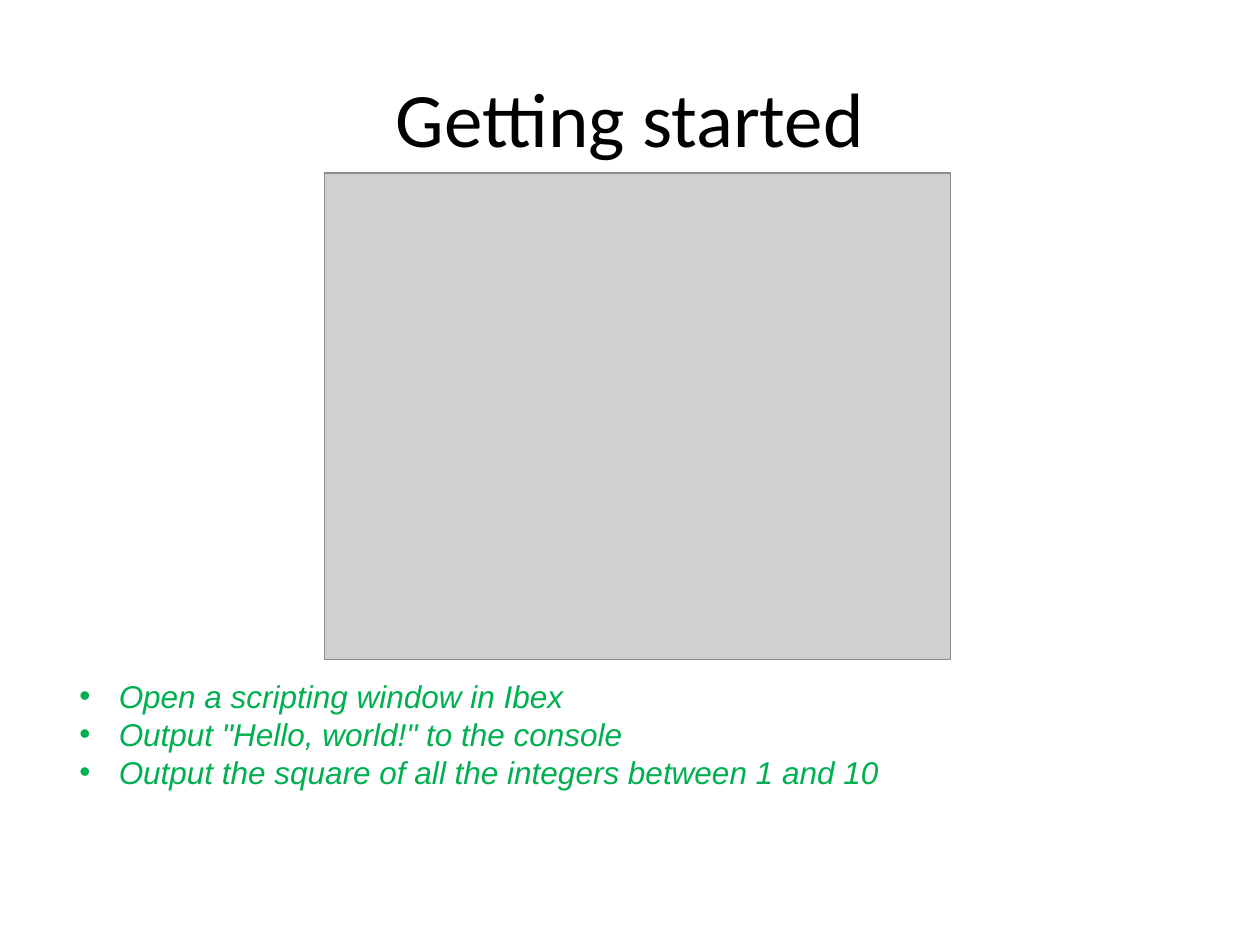
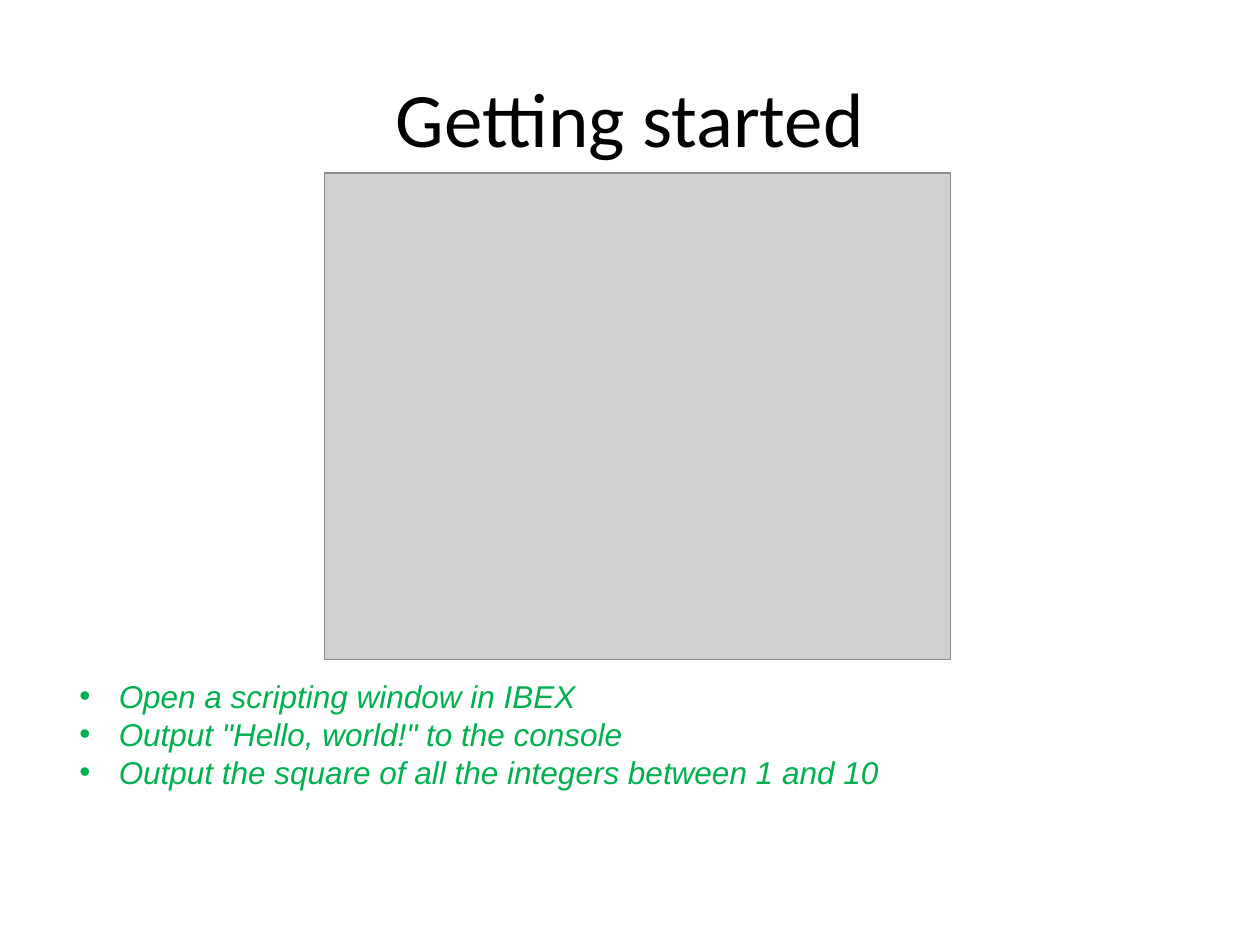
Before and after one commit to ISISComputingGroup/ibex_user_manual, a slide deck: slide 4 of genie_python_and_ibex/genie_python_and_ibex.pptx. Drawn at 1260x945 pixels with LibreOffice and Linux fonts; fonts in the diff are those of the drawing; grey boxes stand for pictures; background and template pictures are left out. Boxes give left, top, right and bottom in pixels: in the first picture for what was removed or moved away, otherwise in the second. Text is boxed around its words. In the diff, an @@ line names an element or a change of style, - is before the commit and + after.

```diff
--- a/genie_python_and_ibex/genie_python_and_ibex.pptx
+++ b/genie_python_and_ibex/genie_python_and_ibex.pptx
@@ text at [119,685,576,714]: text changed @@
-• Open a scripting window in Ibex
+• Open a scripting window in IBEX
```
Also in this commit, not shown: 16 other slides changed, 1 other file.
